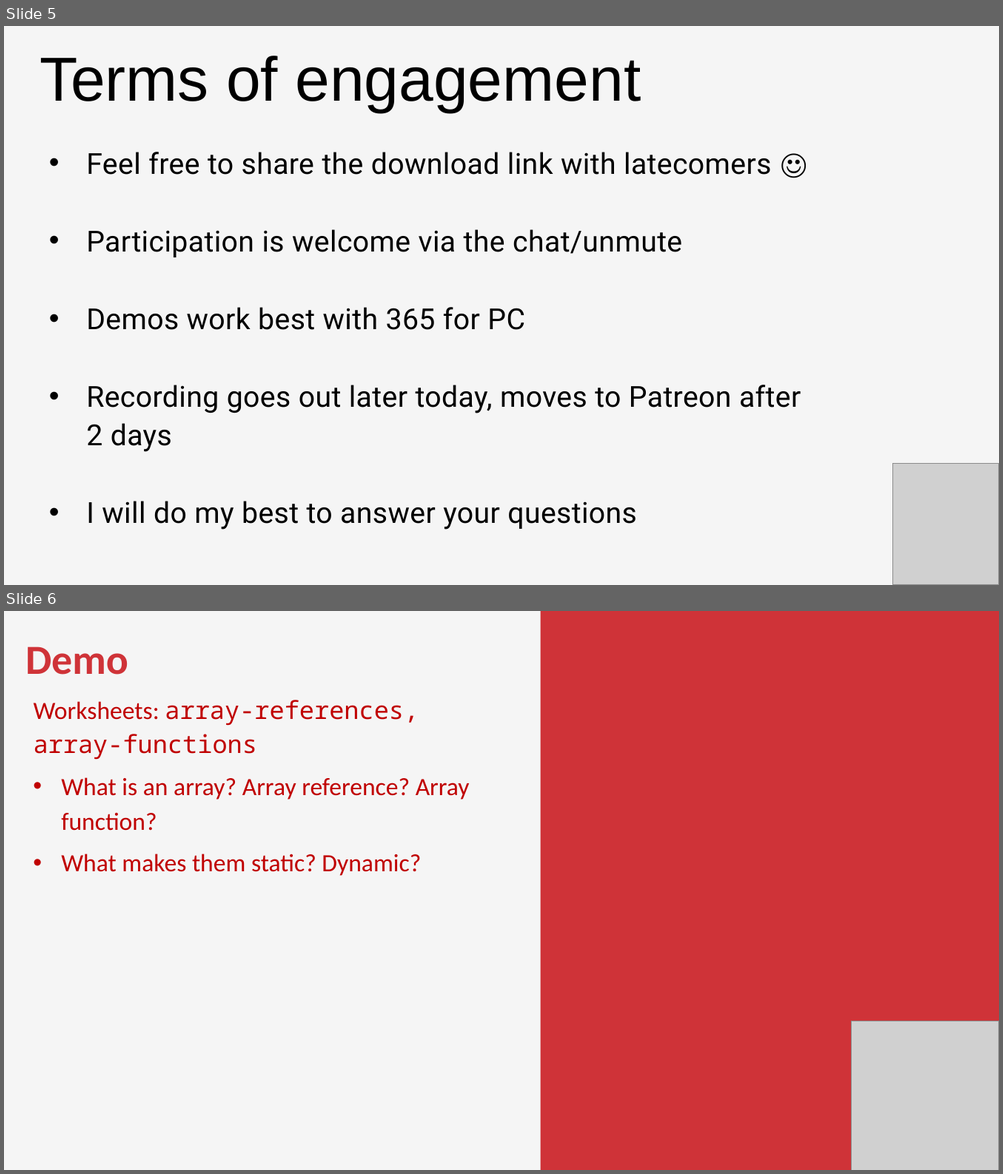
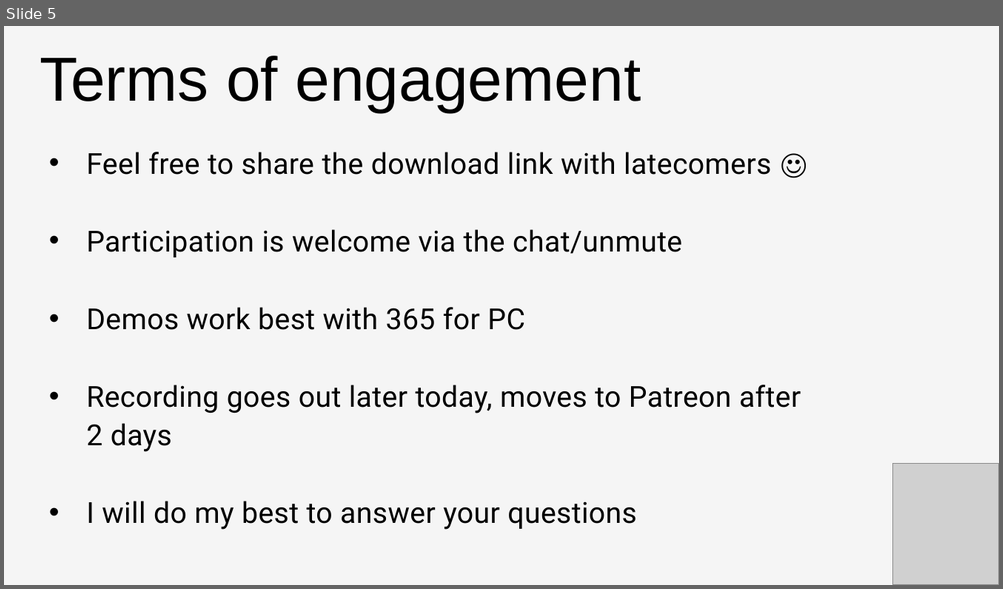
Before and after one commit to stringfestdata/first-steps-pivot-tables-excel, a slide deck: intro-pivot-tables-slides.pptx. Shown one above the other, each under a label of ours: slides 5 and 6 before the commit, slide 5 after it. The pictures are 1003x1174 and 1003x589 pixels, drawn with LibreOffice and Linux fonts; fonts in the diff are those of the drawing; grey boxes stand for pictures. Boxes give left, top, right and bottom in pixels: in the first picture for what was removed or moved away, otherwise in the second. Text is boxed around its words. In the diff, an @@ line names an element or a change of style, - is before the commit and + after.

```diff
--- a/intro-pivot-tables-slides.pptx
+++ b/intro-pivot-tables-slides.pptx
@@ slide 6 removed at [4,611,999,1170], background #F5F5F5 @@
@@ rectangle removed at [540,611,999,1170] @@
@@ text removed at [25,647,469,876] @@
-Demo
-Worksheets: array-references, array-functions
-• What is an array? Array reference? Array function?
-• What makes them static? Dynamic?
@@ picture removed at [851,1022,999,1170] @@
```
Also in this commit, not shown: 1 slide changed, 9 slides added, 7 other slides removed, 23 other files.
